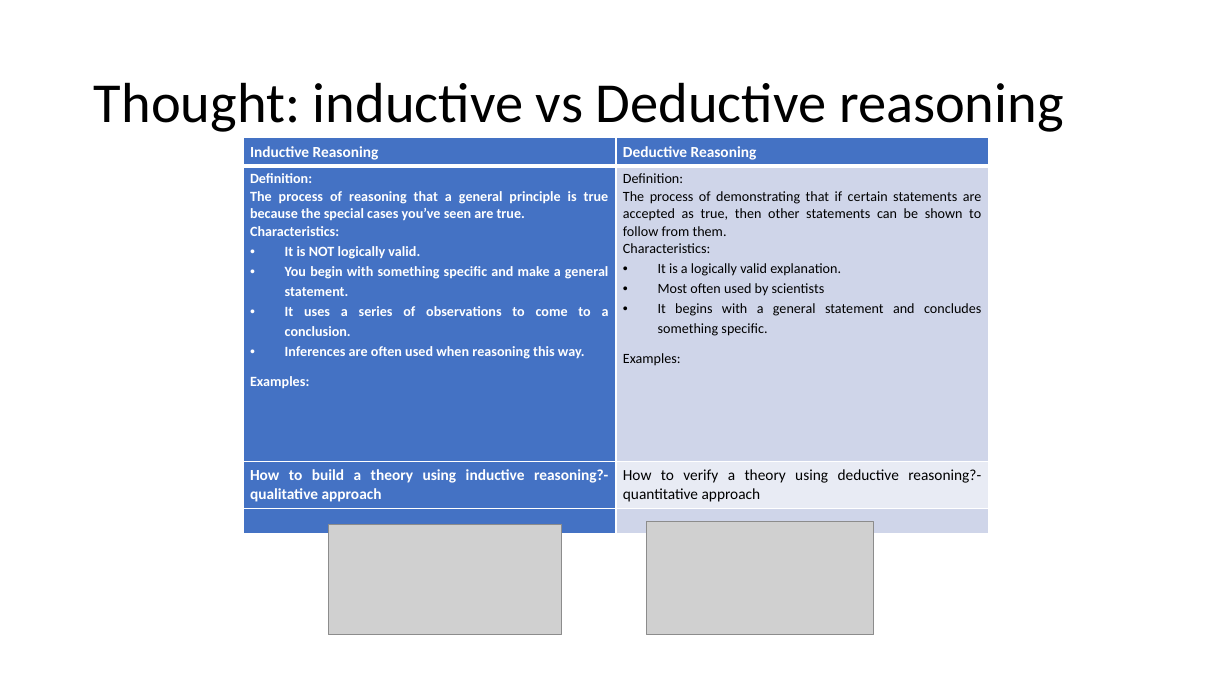
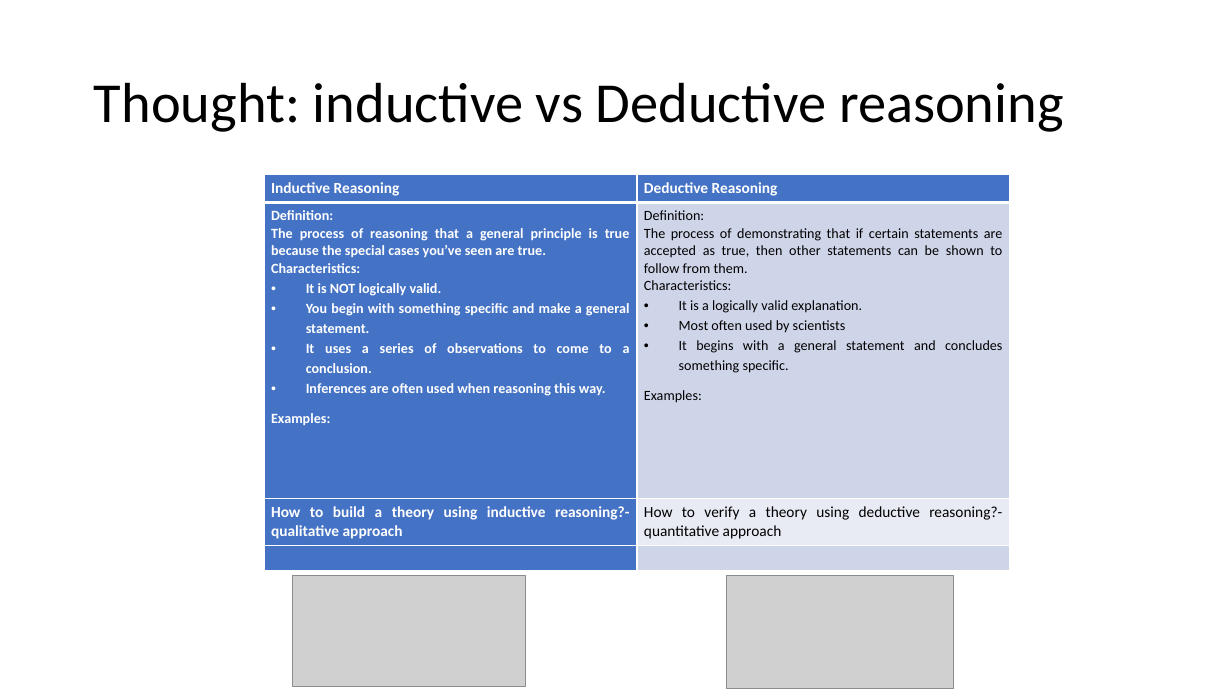
Before and after one commit to mutanganajoseph/Documents, a slide deck: slide 19 of auca/sem-2/study-research-edrom-8113/Study methods presentation.odp. Drawn at 1232x693 pixels with LibreOffice and Linux fonts; fonts in the diff are those of the drawing; grey boxes stand for pictures. Boxes give left, top, right and bottom in pixels: in the first picture for what was removed or moved away, otherwise in the second. Text is boxed around its words. In the diff, an @@ line names an element or a change of style, - is before the commit and + after.

```diff
--- a/auca/sem-2/study-research-edrom-8113/Study methods presentation.odp
+++ b/auca/sem-2/study-research-edrom-8113/Study methods presentation.odp
@@ table: place and size @@
-table at (243,138,990,522)
+table at (264,175,1011,559)
@@ picture: place and size @@
-picture at (328,525,562,635)
+picture at (292,576,526,686)
@@ picture: place and size @@
-picture at (647,522,874,635)
+picture at (726,575,954,688)
```
Also in this commit, not shown: 3 other slides changed, 6 other files.
